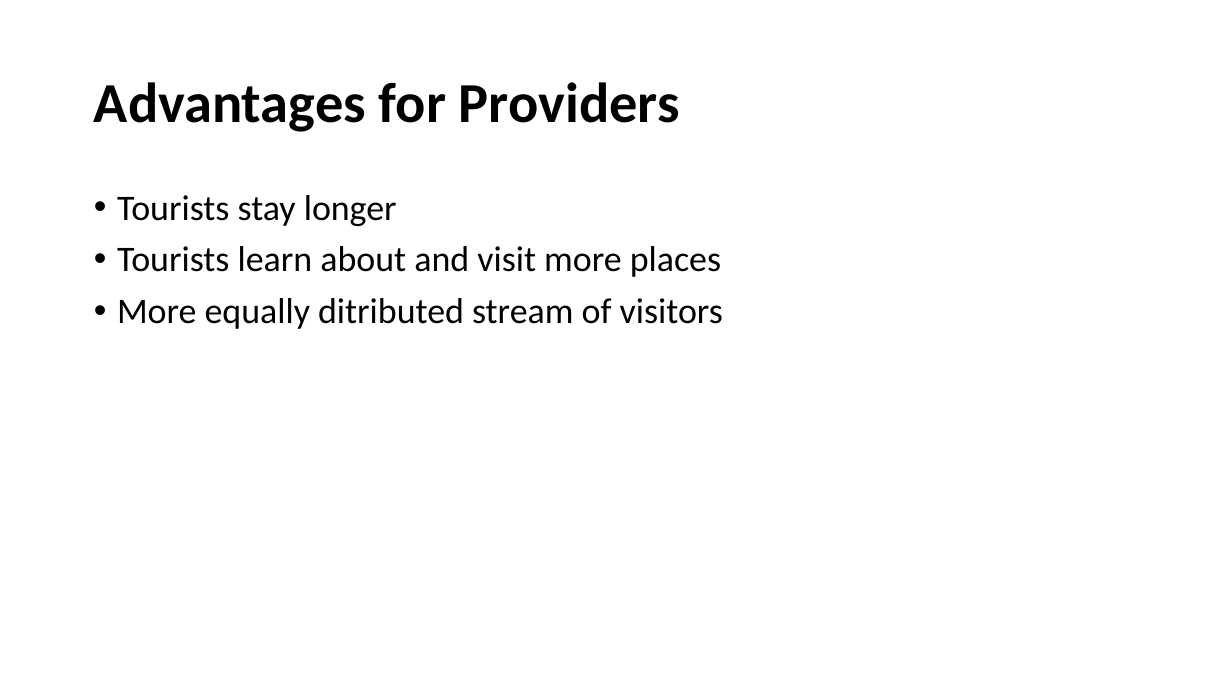
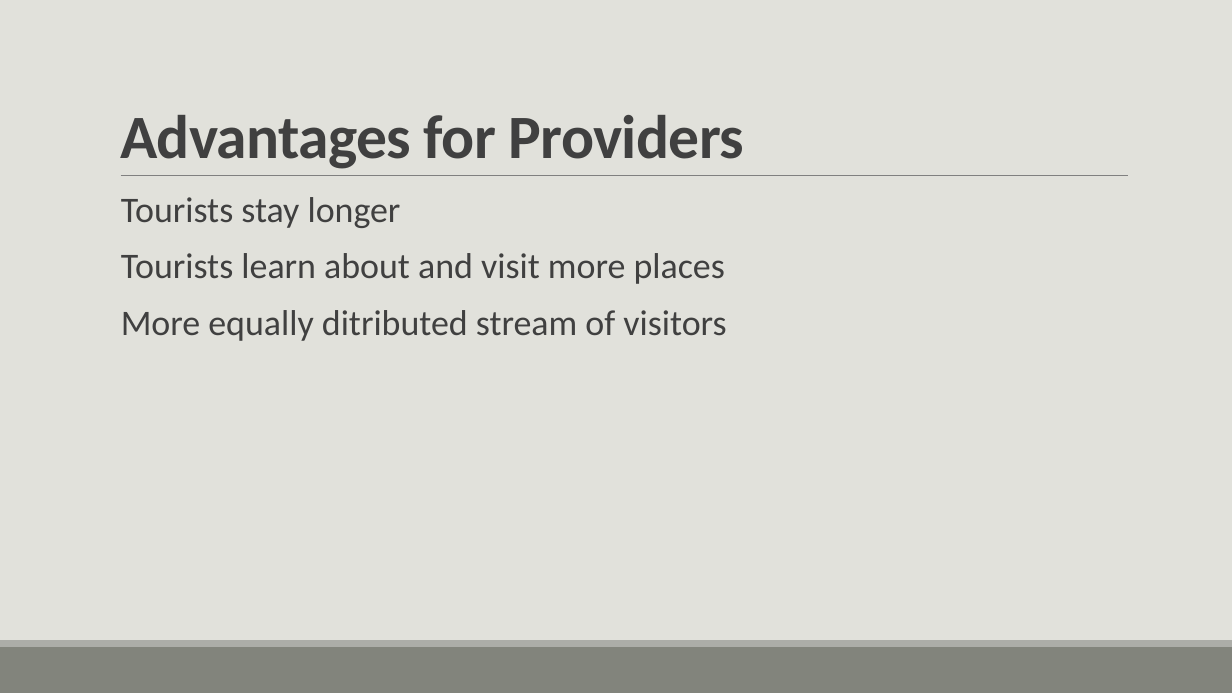
Before and after one commit to smart-arosa/smart-arosa, a slide deck: slide 4 of beacon.pptx. Drawn at 1232x693 pixels with LibreOffice and Linux fonts; fonts in the diff are those of the drawing. Boxes give left, top, right and bottom in pixels: in the first picture for what was removed or moved away, otherwise in the second. Text is boxed around its words. In the diff, an @@ line names an element or a change of style, - is before the commit and + after.

```diff
--- a/beacon.pptx
+++ b/beacon.pptx
@@ background #FFFFFF to #E1E1DB @@
@@ title "Advantages for Providers": place and size @@
-title "Advantages for Providers" at [94,82,680,132]
+title "Advantages for Providers" at [120,115,744,169]
@@ title "Advantages for Providers" at [120,115,744,169]: size 44 to 48 pt, text colour #000000 to #404040, letter spacing 0 to -0.5 pt; line spacing 0.9 to 0.85; vertical alignment middle to bottom @@
@@ line added from (121, 176) to (1128, 176), #808080 0.5 pt @@
@@ text "Tourists stay longer" at [121,197,726,341]: text colour #000000 to #404040; bullet • to  ; more space between paragraphs @@
@@ rectangle added at [0,647,1232,693], fill #82847C @@
@@ rectangle added at [0,640,1232,647], fill #ACADA8 @@
```
Also in this commit, not shown: 7 other slides changed, 3 slides added, 6 slides removed.
